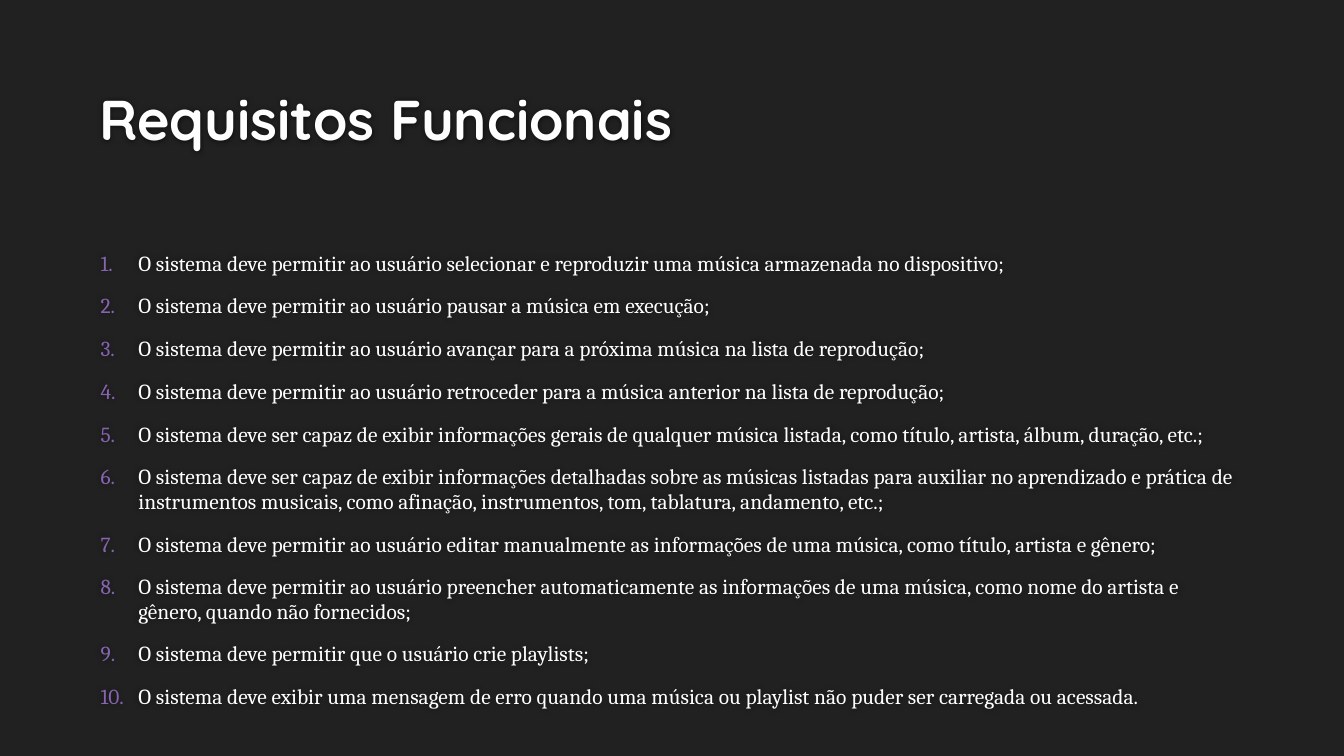
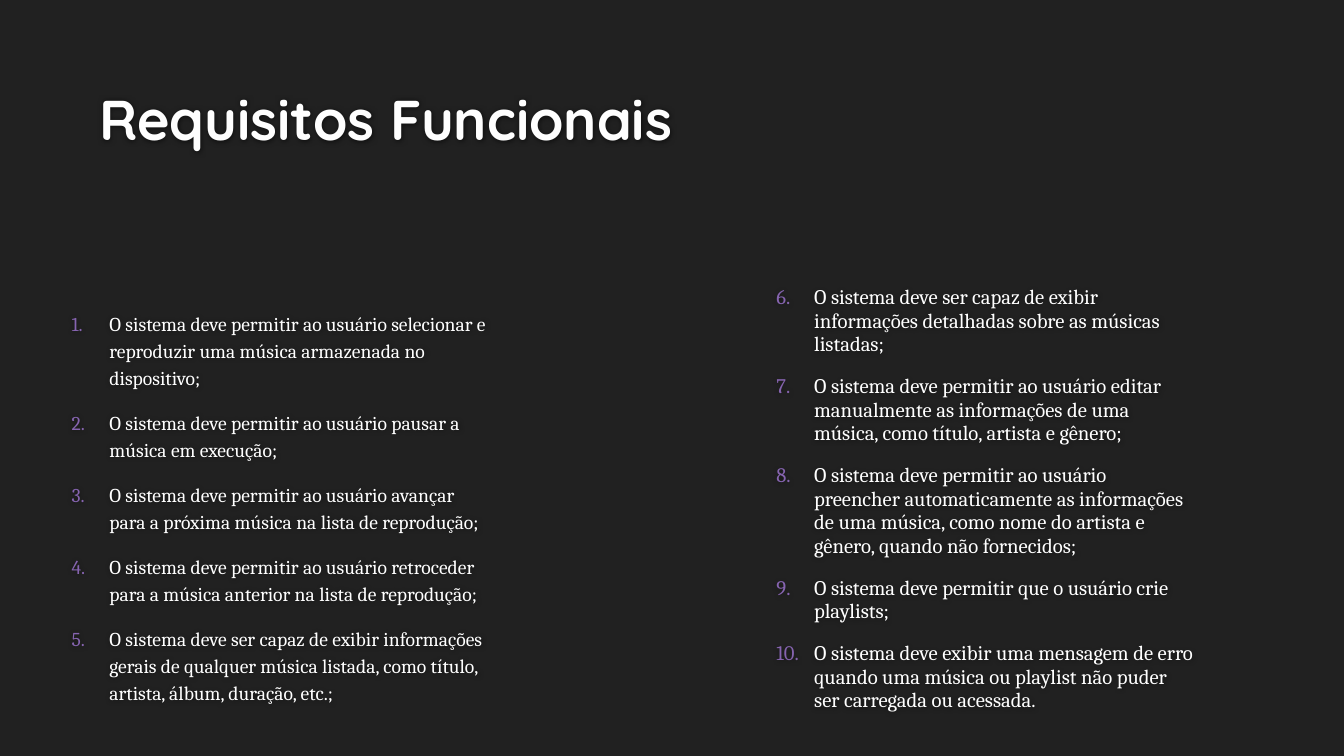
Before and after one commit to abreulucas7/P.I., a slide deck: slide 4 of Projeto Acorde 2025.pptx. Drawn at 1344x756 pixels with LibreOffice and Linux fonts; fonts in the diff are those of the drawing; background and template pictures are left out. Boxes give left, top, right and bottom in pixels: in the first picture for what was removed or moved away, otherwise in the second. Text is boxed around its words. In the diff, an @@ line names an element or a change of style, - is before the commit and + after.

```diff
--- a/Projeto Acorde 2025.pptx
+++ b/Projeto Acorde 2025.pptx
@@ text "O sistema deve permitir ao ...": place and size @@
-text "O sistema deve permitir ao ..." at (138,256,1233,709)
+text "O sistema deve permitir ao ..." at (109,317,486,704)
@@ text "O sistema deve permitir ao ..." at (109,317,486,704): size 15.3 to 14 pt; line spacing 0.95 to 1.15 @@
@@ text added at (814,289,1193,712), 14.8 pt, text #FFFFFF @@
+6. O sistema deve ser capaz de exibir informações detalhadas sobre as músicas listadas;
+7. O sistema deve permitir ao usuário editar manualmente as informações de uma música, como título, artista e gênero;
+8. O sistema deve permitir ao usuário preencher automaticamente as informações de uma música, como nome do artista e gênero, quando não fornecidos;
+9. O sistema deve permitir que o usuário crie playlists;
+10. O sistema deve exibir uma mensagem de erro quando uma música ou playlist não puder ser carregada ou acessada.
@@ text at (138,469,1233,709): paragraphs removed @@
-6. O sistema deve ser capaz de exibir informações detalhadas sobre as músicas listadas para auxiliar no aprendizado e prática de instrumentos musicais, como afinação, instrumentos, tom, tablatura, andamento, etc.;
-7. O sistema deve permitir ao usuário editar manualmente as informações de uma música, como título, artista e gênero;
-8. O sistema deve permitir ao usuário preencher automaticamente as informações de uma música, como nome do artista e gênero, quando não fornecidos;
-9. O sistema deve permitir que o usuário crie playlists;
-10. O sistema deve exibir uma mensagem de erro quando uma música ou playlist não puder ser carregada ou acessada.
```
